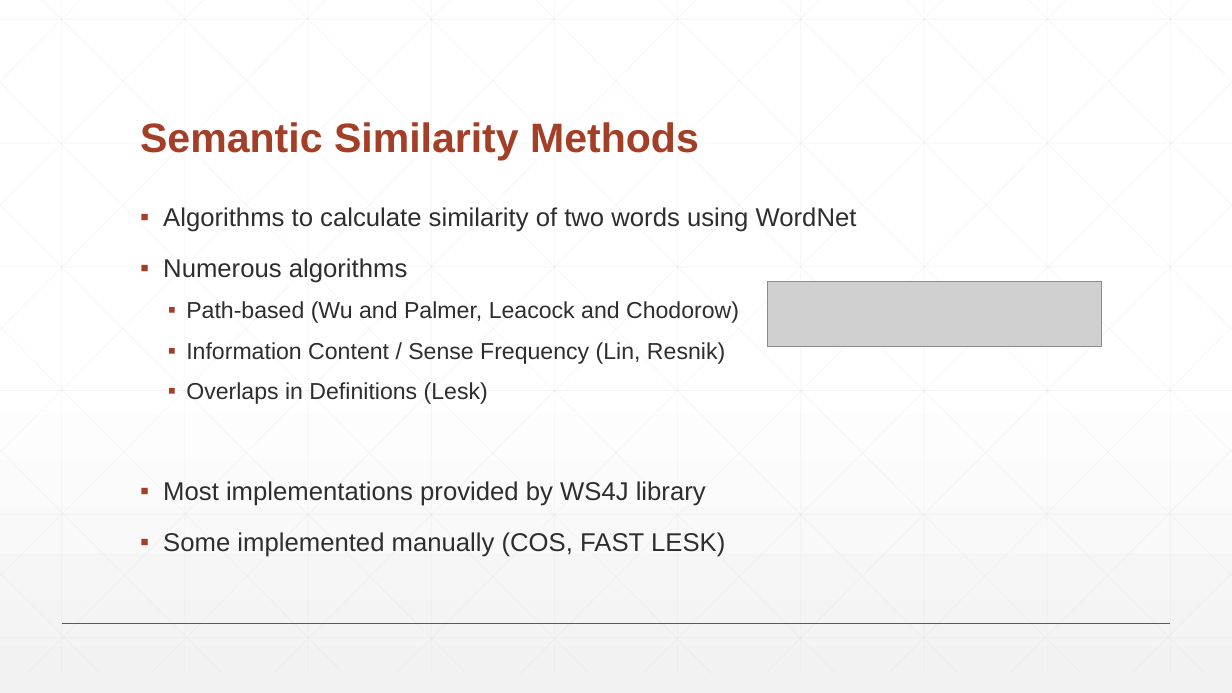
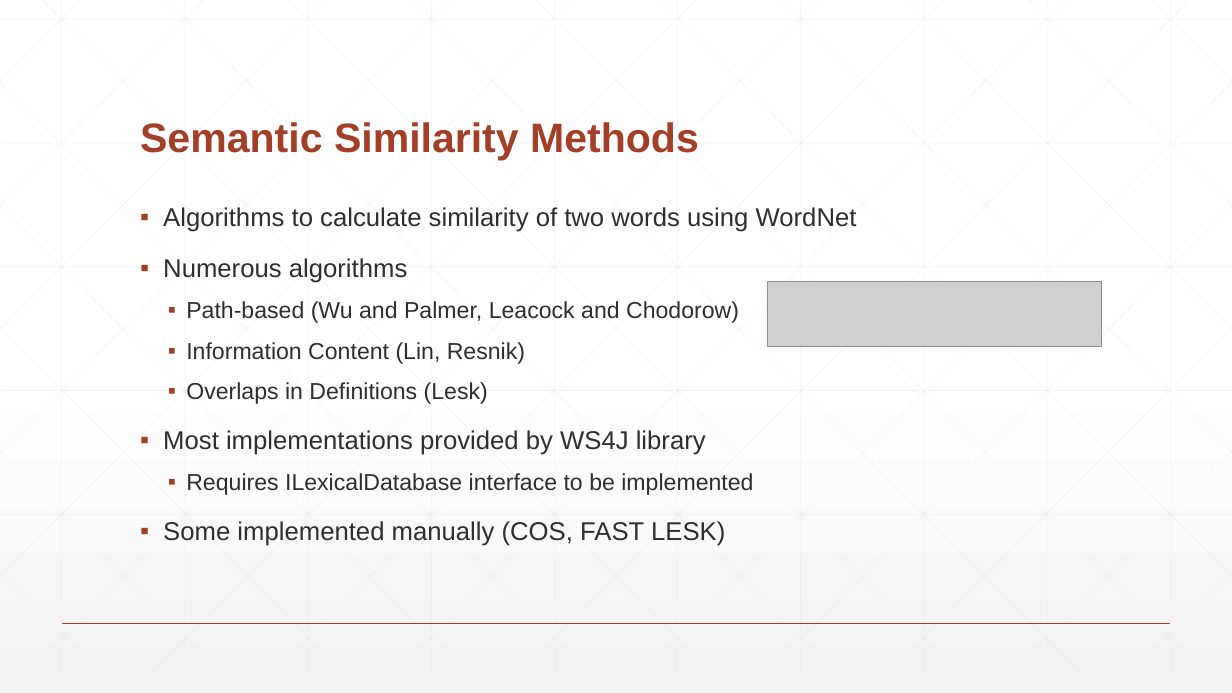
Before and after one commit to BaronKhan/VoiceRecognitionRPG, a slide deck: slide 14 of presentation/presentation.pptx. Drawn at 1232x693 pixels with LibreOffice and Linux fonts; fonts in the diff are those of the drawing; grey boxes stand for pictures. Boxes give left, top, right and bottom in pixels: in the first picture for what was removed or moved away, otherwise in the second. Text is boxed around its words. In the diff, an @@ line names an element or a change of style, - is before the commit and + after.

```diff
--- a/presentation/presentation.pptx
+++ b/presentation/presentation.pptx
@@ text at <box>186,342,525,364</box>: text changed @@
-  ▪ Information Content / Sense Frequency (Lin, Resnik)
+  ▪ Information Content (Lin, Resnik)
@@ text at <box>186,473,753,495</box>: paragraph added @@
+  ▪ Requires ILexicalDatabase interface to be implemented
```
Also in this commit, not shown: 6 other slides changed, 10 slides added, 3 other files.
